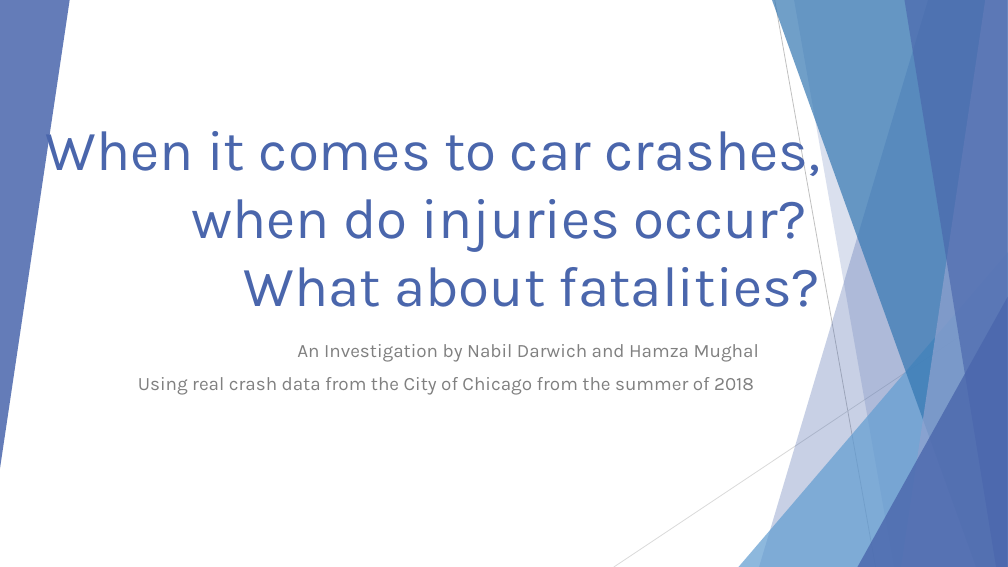
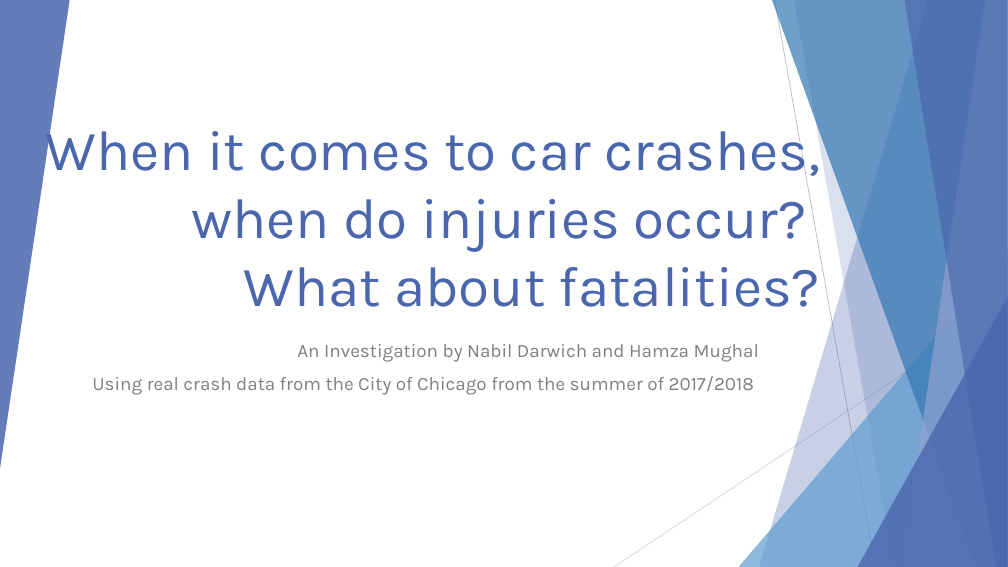
Before and after one commit to ndarwich/Crash-Analysis, a slide deck: slide 1 of Slides/An Investigation.pptx. Drawn at 1008x567 pixels with LibreOffice and Linux fonts; fonts in the diff are those of the drawing. Boxes give left, top, right and bottom in pixels: in the first picture for what was removed or moved away, otherwise in the second. Text is boxed around its words. In the diff, an @@ line names an element or a change of style, - is before the commit and + after.

```diff
--- a/Slides/An Investigation.pptx
+++ b/Slides/An Investigation.pptx
@@ subtitle "An Investigation by Nabil Darwich ...": place and size @@
-subtitle "An Investigation by Nabil Darwich ..." at bbox=[138, 344, 759, 395]
+subtitle "An Investigation by Nabil Darwich ..." at bbox=[92, 344, 759, 395]
@@ subtitle at bbox=[92, 376, 754, 395]: text changed @@
-Using real crash data from the City of Chicago from the summer of 2018
+Using real crash data from the City of Chicago from the summer of 2017/2018
```
Also in this commit, not shown: 3 other slides changed, 2 slides added.
